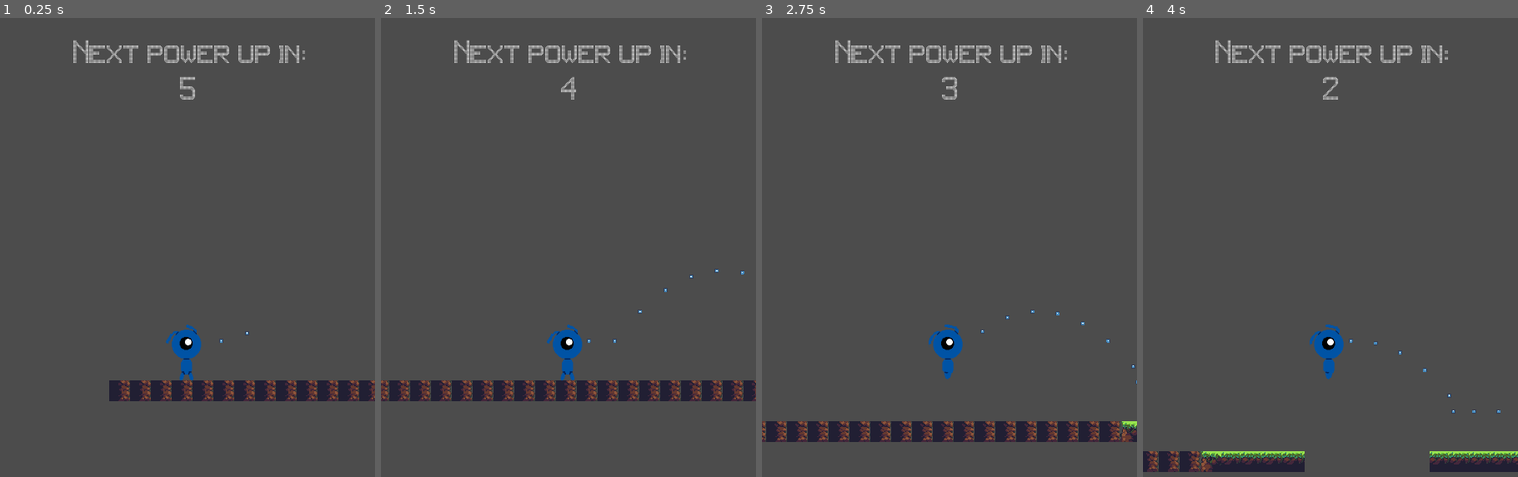
Above: before the commit, frames 1-4 (left to right).
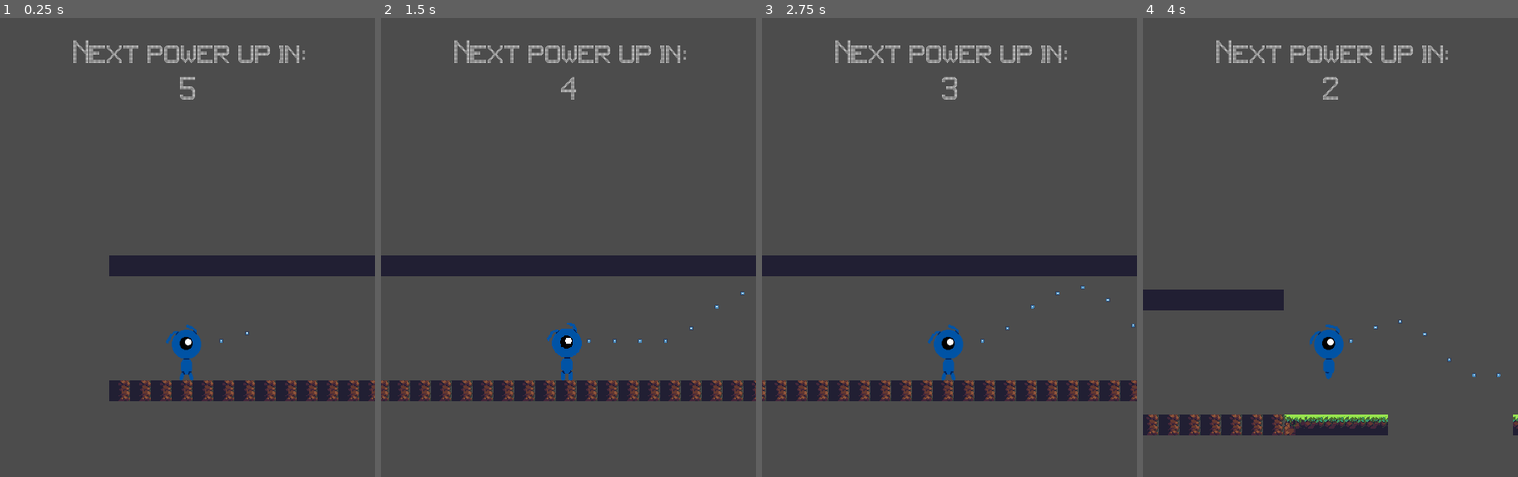
Above: after the commit, the same moments.

Repository: Rileydevlab/Platformgame-9bfa491d5ac16dc9b1c8cc8b83aed2f052f0a1d2
Game: Godot game, scene res://Tscn/World.tscn
The game is run twice, just before and just after one commit, with the same random seed, the same clock (stepped at 60 frames per second) and the same inputs. The engine's default icon, where the game draws it, is replaced by a stand-in: a white triangle on a blue panel in a dark square.
Inputs (mouse positions are in pixels of both pictures, inside the frame that each line leads up to):
- Up to frame 1 (0.25 s): no input
- Up to frame 2 (1.5 s): move the mouse to (651, 316) at 0.52 s; hold Up (ui_up) 0.53-1.25 s; click (651, 316) at 0.67 s; drag from (493, 385) to (outside the picture) at 1.27 s
- Up to frame 3 (2.75 s): move the mouse to (987, 206) at 2.02 s; hold Up (ui_up) from 2.03 s (still down)
- Up to frame 4 (4 s): release Up (ui_up) at 2.75 s; drag from (outside the picture) to (1218, 252) at 2.77 s; move the mouse to (1443, 449) at 3.52 s; hold Up (ui_up) from 3.53 s (still down)

The runs differ from the first frame. In frame 1, 3.2% of the frame differs, in the area x 29-100%, y 51-57%; in frame 2, 4.8%; in frame 3, 14%, in the area x 0-100%, y 51-93%; in frame 4, 8.1%.

Commit message:
Added double jump + new base

Diff:
--- a/Script/Player.gd
+++ b/Script/Player.gd
@@ -6,6 +6,7 @@
 var motion = Vector2()
 var timeron = false
 var startspeed = true
+var doublejump = false
 var Bullet = preload("res://Tscn/Bullet.tscn")
 signal collided
 onready var timer = get_node("Timer2")
@@ -28,7 +29,7 @@
 		motion.x += .1
 		motion.y += GRAVITY
 	if global.powerup == 1:
-		motion.x = 500
+		motion.x = 450
 		motion.y += 17
 	if global.powerup == 2:
 		motion.x = 300
@@ -50,10 +51,14 @@
 		var collision = get_slide_collision(i)
 		if collision:
 			emit_signal('collided', collision)
+	if Input.is_action_just_pressed("ui_up"):
+			if is_on_floor():
+				motion.y = JUMP_HEIGHT
+				doublejump = false
+			if is_on_floor() == false && doublejump == false:
+				motion.y = JUMP_HEIGHT
+				doublejump = true
 	if is_on_floor():
-		if Input.is_action_pressed("ui_up"):
-			motion.y = JUMP_HEIGHT
-			shoot()
 		if friction == true:
 			motion.x = lerp(motion.x, 0, 0.2)
 	else:
--- a/Script/TileMap.gd
+++ b/Script/TileMap.gd
@@ -13,7 +13,7 @@
 		for i in range (10):
 			base_two()
 			startmap = false
-	var cycle = randi()%8+1
+	var cycle = randi()%9+1
 	if cycle == 1 && timeron == false:
 		base_one()
 		timeron = true
@@ -42,6 +42,10 @@
 		base_seven()
 		timeron = true
 		timer.start()
+	if cycle == 8 && timeron == false:
+		base_eight()
+		timeron = true
+		timer.start()
 func base_one():
 	var loc = Vector2(xaxis,yaxis)
 	set_cell(loc.x,loc.y,0)
@@ -79,15 +83,31 @@
 func base_two():
 	var loc = Vector2(xaxis,yaxis)
 	set_cell(loc.x,loc.y,5)
-	xaxis = xaxis + 1
-	loc = Vector2(xaxis,yaxis)
-	set_cell(loc.x,loc.y,5)
-	xaxis = xaxis + 1
-	loc = Vector2(xaxis,yaxis)
-	set_cell(loc.x,loc.y,5)
-	xaxis = xaxis + 1
-	loc = Vector2(xaxis,yaxis)
-	set_cell(loc.x,loc.y,5)
+	yaxis = yaxis - 6
+	loc = Vector2(xaxis,yaxis)
+	set_cell(loc.x,loc.y,4)
+	yaxis = yaxis + 6
+	xaxis = xaxis + 1
+	loc = Vector2(xaxis,yaxis)
+	set_cell(loc.x,loc.y,5)
+	yaxis = yaxis - 6
+	loc = Vector2(xaxis,yaxis)
+	set_cell(loc.x,loc.y,4)
+	yaxis = yaxis + 6
+	xaxis = xaxis + 1
+	loc = Vector2(xaxis,yaxis)
+	set_cell(loc.x,loc.y,5)
+	yaxis = yaxis - 6
+	loc = Vector2(xaxis,yaxis)
+	set_cell(loc.x,loc.y,4)
+	yaxis = yaxis + 6
+	xaxis = xaxis + 1
+	loc = Vector2(xaxis,yaxis)
+	set_cell(loc.x,loc.y,5)
+	yaxis = yaxis - 6
+	loc = Vector2(xaxis,yaxis)
+	set_cell(loc.x,loc.y,4)
+	yaxis = yaxis + 6
 	xaxis = xaxis + 1
 	loc = Vector2(xaxis,yaxis)
 	set_cell(loc.x,loc.y,5)
@@ -296,6 +316,38 @@
 	xaxis = xaxis + 1
 	loc = Vector2(xaxis,yaxis)
 	set_cell(loc.x,loc.y,2)
+func base_eight():
+	var loc = Vector2(xaxis,yaxis)
+	set_cell(loc.x,loc.y,5)
+	yaxis = yaxis - 6
+	loc = Vector2(xaxis,yaxis)
+	set_cell(loc.x,loc.y,4)
+	yaxis = yaxis + 6
+	xaxis = xaxis + 1
+	loc = Vector2(xaxis,yaxis)
+	set_cell(loc.x,loc.y,5)
+	yaxis = yaxis - 6
+	loc = Vector2(xaxis,yaxis)
+	set_cell(loc.x,loc.y,4)
+	yaxis = yaxis + 6
+	xaxis = xaxis + 1
+	loc = Vector2(xaxis,yaxis)
+	set_cell(loc.x,loc.y,5)
+	yaxis = yaxis - 6
+	loc = Vector2(xaxis,yaxis)
+	set_cell(loc.x,loc.y,4)
+	yaxis = yaxis + 6
+	xaxis = xaxis + 1
+	loc = Vector2(xaxis,yaxis)
+	set_cell(loc.x,loc.y,5)
+	yaxis = yaxis - 6
+	loc = Vector2(xaxis,yaxis)
+	set_cell(loc.x,loc.y,4)
+	yaxis = yaxis + 6
+	xaxis = xaxis + 1
+	loc = Vector2(xaxis,yaxis)
+	set_cell(loc.x,loc.y,5)
+
 func _on_Timer_timeout():
 	timeron = false
 
@@ -305,5 +357,5 @@
 		var tile_pos = collision.collider.world_to_map($Player.position)
 		tile_pos -= collision.normal  # Colliding tile
 		var tile = collision.collider.get_cellv(tile_pos)
-		print(tile)
-		print(tile_pos)
+		#print(tile)
+		#print(tile_pos)
--- a/Tscn/Player.tscn
+++ b/Tscn/Player.tscn
@@ -57,7 +57,6 @@
 [node name="Sprite" type="AnimatedSprite" parent="."]
 frames = SubResource( 1 )
 animation = "run"
-frame = 3
 playing = true
 
 [node name="CollisionShape2D" type="CollisionShape2D" parent="."]
